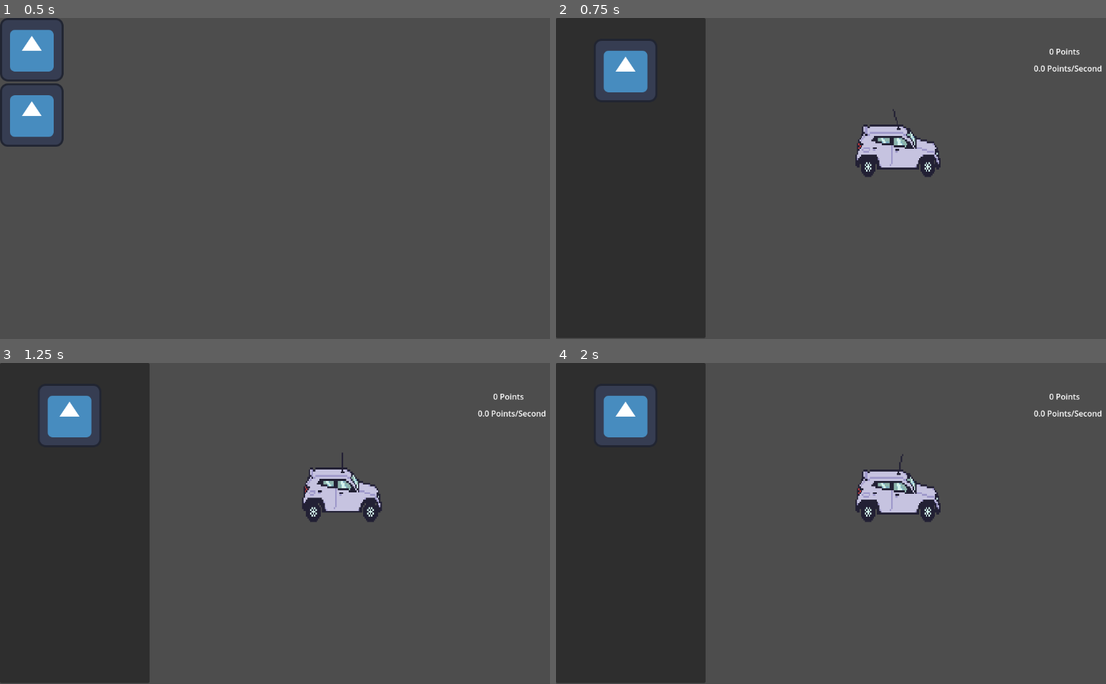
Above: before the commit, frames 1-4 (two rows, left to right).
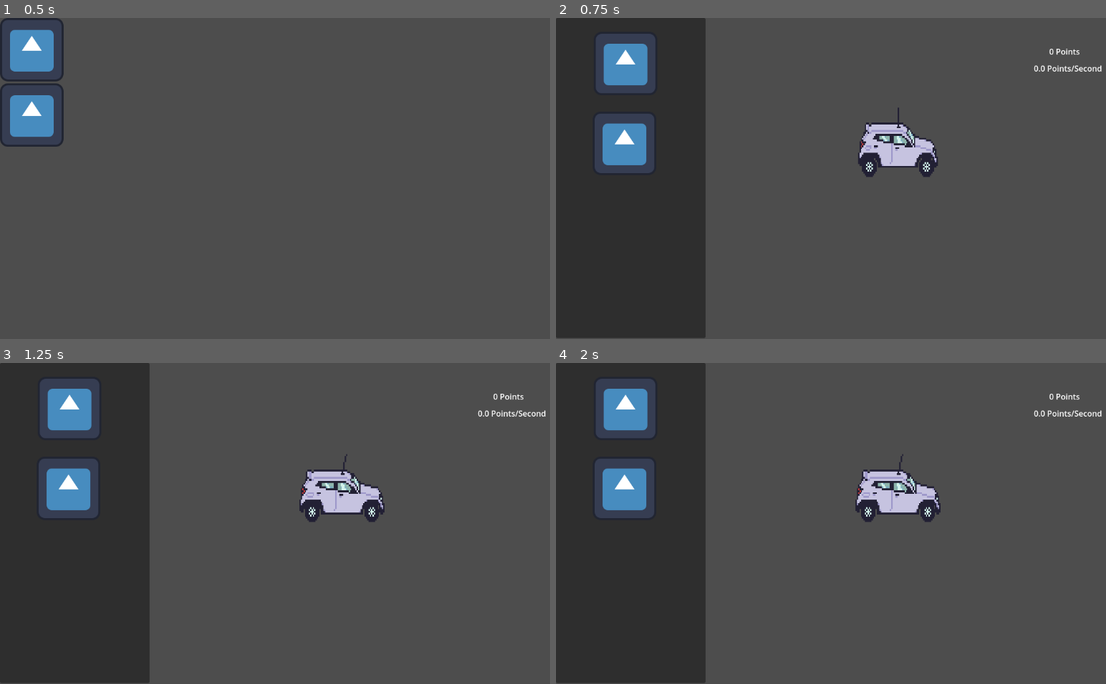
Above: after the commit, the same moments.

Repository: hhsoares/fofaoclicks
Game: Godot game, scene res://scenes/menu.tscn
The game is run twice, just before and just after one commit, with the same random seed, the same clock (stepped at 60 frames per second) and the same inputs. The engine's default icon, where the game draws it, is replaced by a stand-in: a white triangle on a blue panel in a dark square.
Inputs (mouse positions are in pixels of both pictures, inside the frame that each line leads up to):
- Up to frame 1 (0.5 s): no input
- Up to frame 2 (0.75 s): click (710, 50) at 0.5 s
- Up to frame 3 (1.25 s): no input
- Up to frame 4 (2 s): click (627, 414) at 1.27 s

Frame 1 is identical in both runs. In frame 2, 3.9% of the frame differs, in the area x 7-70%, y 4-50%; in frame 3, 3.9%; in frame 4, 2.9%.

Commit message:
added truck upgrade

Diff:
--- a/scenes/main.tscn
+++ b/scenes/main.tscn
@@ -92,7 +92,7 @@
 position = Vector2(688.5, 247.25)
 scale = Vector2(2.671875, 3.8076923)
 sprite_frames = SubResource("SpriteFrames_tefeu")
-frame_progress = 0.8820269
+frame_progress = 0.12725441
 
 [node name="CollisionShape2D" type="CollisionShape2D" parent="Truck"]
 position = Vector2(693, 266.5)
@@ -102,12 +102,20 @@
 offset_right = 301.0
 offset_bottom = 646.0
 
-[node name="TextureButton" type="TextureButton" parent="Panel"]
+[node name="TruckButton" type="TextureButton" parent="Panel"]
 layout_mode = 0
 offset_left = 76.0
-offset_top = 42.0
+offset_top = 28.0
 offset_right = 204.0
-offset_bottom = 170.0
+offset_bottom = 156.0
+texture_normal = ExtResource("4_jyhfs")
+
+[node name="FofaoButton" type="TextureButton" parent="Panel"]
+layout_mode = 0
+offset_left = 74.0
+offset_top = 189.0
+offset_right = 202.0
+offset_bottom = 317.0
 texture_normal = ExtResource("4_jyhfs")
 
 [node name="PointsLabel" type="Label" parent="."]
@@ -124,12 +132,13 @@
 offset_bottom = 113.0
 text = "0 Points / Second"
 
-[node name="kwid" type="Node2D" parent="."]
+[node name="Fofao" type="Node2D" parent="."]
 
-[node name="AnimatedSprite2D" type="AnimatedSprite2D" parent="kwid"]
+[node name="AnimatedSprite2D" type="AnimatedSprite2D" parent="Fofao"]
 texture_filter = 1
 position = Vector2(495, 442)
 scale = Vector2(1.546875, 2.397436)
 sprite_frames = SubResource("SpriteFrames_choun")
 
-[connection signal="pressed" from="Panel/TextureButton" to="." method="_on_texture_button_pressed"]
+[connection signal="pressed" from="Panel/TruckButton" to="." method="_on_truck_button_pressed"]
+[connection signal="pressed" from="Panel/FofaoButton" to="." method="_on_fofao_button_pressed"]
--- a/scripts/main.gd
+++ b/scripts/main.gd
@@ -2,22 +2,30 @@
 
 @onready var points_label: Label = $PointsLabel
 
-@onready var kwid: Node2D = $kwid
+@onready var fofao: Node2D = $Fofao
 
-const UPGRADE_COST := 10
+const FOFAO_UPGRADE_COST := 10
+const TRUCK_UPGRADE_COST := 20
 
 func _ready() -> void:
 	update_points_label()
-	kwid.visible = false
-
-func _on_texture_button_pressed() -> void:
-	if Global.points >= UPGRADE_COST:
-		Global.points -= UPGRADE_COST
-		Global.points_per_second += 1.0
-		Global.points_per_click += 1.0
-		kwid.visible = true
-		kwid.get_node("AnimatedSprite2D").play("default")
-		update_points_label()
+	fofao.visible = false
 
 func update_points_label() -> void:
 	points_label.text = "%d Points" % int(Global.points)
+
+func _on_fofao_button_pressed() -> void:
+	if Global.points >= FOFAO_UPGRADE_COST:
+		Global.points -= FOFAO_UPGRADE_COST
+		Global.points_per_second += 1.0
+		Global.points_per_click += 1.0
+		fofao.visible = true
+		fofao.get_node("AnimatedSprite2D").play("default")
+		update_points_label()
+
+func _on_truck_button_pressed() -> void:
+	if Global.points >= TRUCK_UPGRADE_COST:
+		Global.points -= TRUCK_UPGRADE_COST
+		Global.points_per_second += 1.0
+		Global.points_per_click += 1.0
+		update_points_label()
